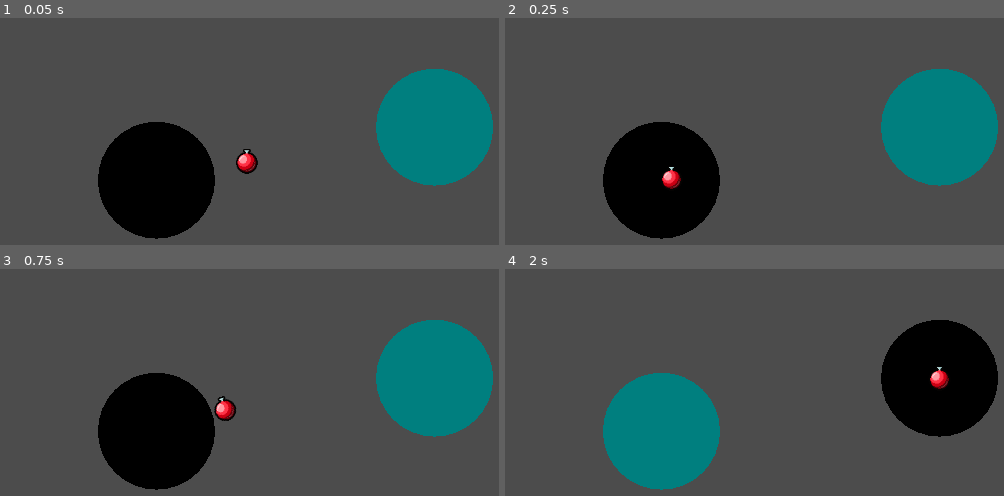
Above: before the commit, frames 1-4 (two rows, left to right).
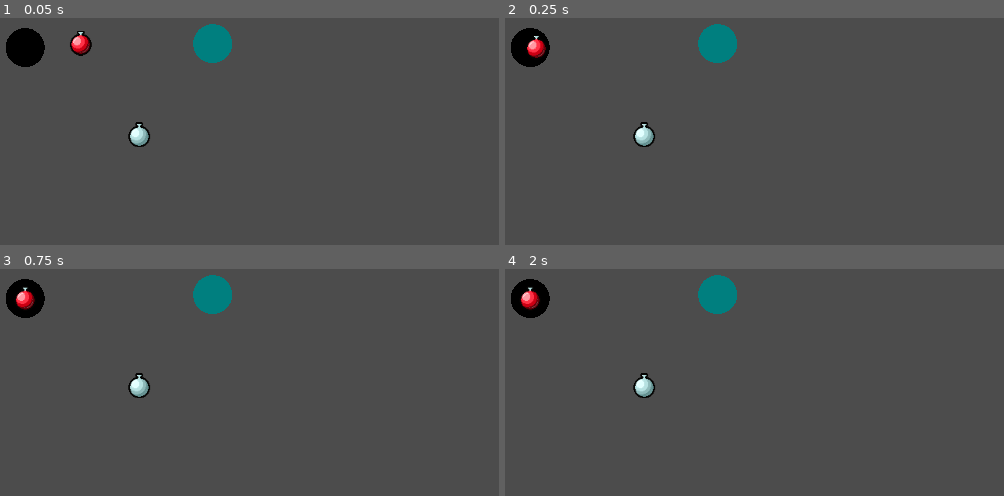
Above: after the commit, the same moments.

Repository: MoonTrain/Chill2022
Game: Godot game, scene res://Node.tscn
Two runs of this game, one before a commit and one after it. Both use one fixed random seed, a clock stepped at 60 frames per second and the inputs below. The project has no main scene, so this scene is started directly.
Inputs (mouse positions are in pixels of both pictures, inside the frame that each line leads up to):
- Up to frame 1 (0.05 s): no input
- Up to frame 2 (0.25 s): no input
- Up to frame 3 (0.75 s): drag from (154, 430) to (414, 350) at 0.52 s
- Up to frame 4 (2 s): drag from (679, 475) to (939, 375) at 1.27 s

The runs differ from the first frame. In frame 1, 22% of the frame differs, in the area x 1-99%, y 2-98%; in frame 2, 21%; in frame 3, 21%; in frame 4, 21%.

Commit message:
Mad working changes

Diff:
--- /dev/null
+++ b/Alchebar/DropDrink.gd
@@ -0,0 +1,24 @@
+extends Position2D
+var fullTex = preload("res://art/Full-Orange.png")
+var halfTex = preload("res://art/Half-Orange.png")
+var emptyTex = preload("res://art/Empty.png")
+var curVar = 0
+
+
+onready var bottleSprite = get_node("Bottle")
+
+func _ready():
+	print(global_position)
+
+func select():
+	if(curVar <2):
+		curVar += 1
+	switchTexture()
+
+func switchTexture():
+	if(curVar==0):
+		bottleSprite.set_texture(emptyTex)
+	elif(curVar==1):
+		bottleSprite.set_texture(halfTex)
+	elif(curVar==2):
+		bottleSprite.set_texture(fullTex)
--- /dev/null
+++ b/Alchebar/DropDrink.tscn
@@ -0,0 +1,10 @@
+[gd_scene load_steps=3 format=2]
+
+[ext_resource path="res://DropDrink.gd" type="Script" id=1]
+[ext_resource path="res://art/Empty.png" type="Texture" id=3]
+
+[node name="DropDrink" type="Position2D" groups=["DrinkZone"]]
+script = ExtResource( 1 )
+
+[node name="Bottle" type="Sprite" parent="."]
+texture = ExtResource( 3 )
--- a/Alchebar/DropZone.gd
+++ b/Alchebar/DropZone.gd
@@ -1,7 +1,7 @@
 extends Position2D
 
 func _draw():
-	draw_circle(Vector2.ZERO, 75, Color.teal)
+	draw_circle(Vector2.ZERO, 25, Color.teal)
 
 func select():
 	for child in get_tree().get_nodes_in_group("zone"):
--- a/Alchebar/Node.tscn
+++ b/Alchebar/Node.tscn
@@ -1,14 +1,19 @@
-[gd_scene load_steps=3 format=2]
+[gd_scene load_steps=4 format=2]
 
 [ext_resource path="res://DropZone.tscn" type="PackedScene" id=1]
 [ext_resource path="res://RedPot.tscn" type="PackedScene" id=2]
+[ext_resource path="res://DropDrink.tscn" type="PackedScene" id=3]
 
 [node name="Node" type="Node"]
 
 [node name="DropZone" parent="." instance=ExtResource( 1 )]
-position = Vector2( 286, 272 )
+position = Vector2( 118, 102 )
 
 [node name="DropZone2" parent="." instance=ExtResource( 1 )]
-position = Vector2( 642, 204 )
+position = Vector2( 358, 97 )
+
+[node name="DropDrink" parent="." instance=ExtResource( 3 )]
+position = Vector2( 264, 214 )
 
 [node name="RedPot" parent="." instance=ExtResource( 2 )]
+position = Vector2( 241, 92 )
--- a/Alchebar/RedPot.gd
+++ b/Alchebar/RedPot.gd
@@ -6,6 +6,7 @@
 
 func _ready():
 	rest_nodes = get_tree().get_nodes_in_group("zone")
+	rest_nodes.append_array(get_tree().get_nodes_in_group("DrinkZone"))
 	rest_point = rest_nodes[0].global_position
 	rest_nodes[0].select()
 
@@ -25,7 +26,7 @@
 	if event is InputEventMouseButton:
 		if event.button_index == BUTTON_LEFT and not event.pressed:
 			selected = false
-			var shortest_dist = 75
+			var shortest_dist = 25
 			for child in rest_nodes:
 				var distance = global_position.distance_to(child.global_position)
 				if distance < shortest_dist:
--- a/Alchebar/RedPot.tscn
+++ b/Alchebar/RedPot.tscn
@@ -7,7 +7,6 @@
 radius = 17.0
 
 [node name="RedPot" type="Node2D"]
-position = Vector2( 486, 230 )
 script = ExtResource( 2 )
 __meta__ = {
 "_edit_group_": true
@@ -16,9 +15,9 @@
 [node name="Full-Red" type="Sprite" parent="."]
 texture = ExtResource( 1 )
 
-[node name="Area2D" type="Area2D" parent="Full-Red"]
+[node name="Area2D" type="Area2D" parent="."]
 
-[node name="CollisionShape2D" type="CollisionShape2D" parent="Full-Red/Area2D"]
+[node name="CollisionShape2D" type="CollisionShape2D" parent="Area2D"]
 shape = SubResource( 1 )
 
-[connection signal="input_event" from="Full-Red/Area2D" to="." method="_on_Area2D_input_event"]
+[connection signal="input_event" from="Area2D" to="." method="_on_Area2D_input_event"]
